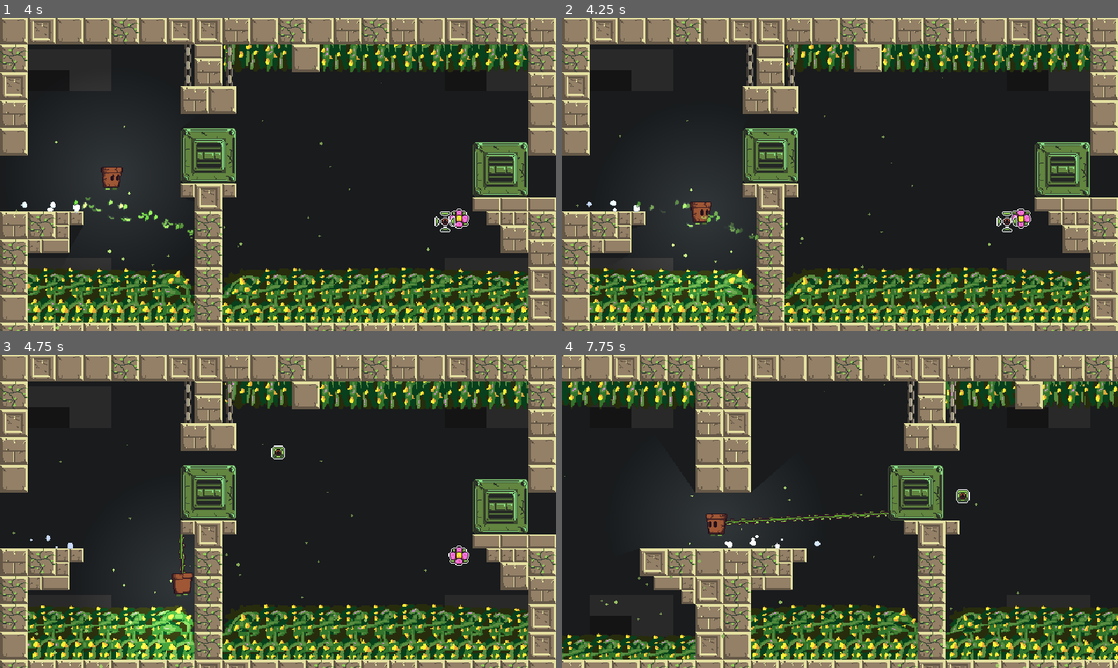
Above: before the commit, frames 1-4 (two rows, left to right).
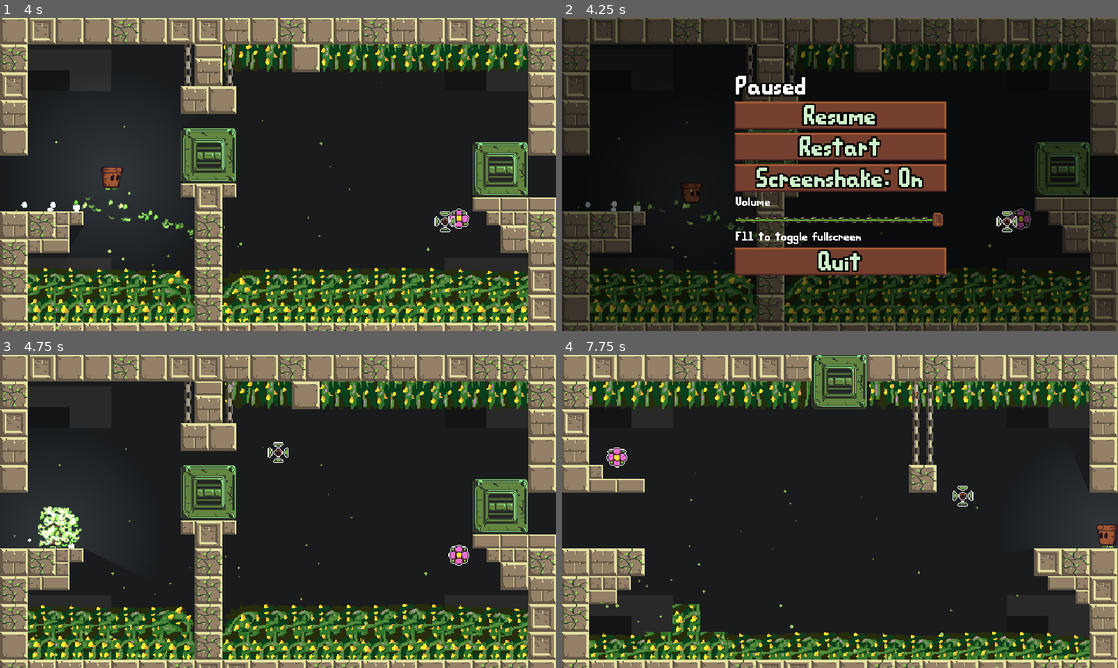
Above: after the commit, the same moments.

Repository: Sciman101/SecretSanta2020
Game: Godot game, scene res://scenes/Level.tscn
Two runs of this game, one before a commit and one after it. Both use one fixed random seed, a clock stepped at 60 frames per second and the inputs below.
Inputs (mouse positions are in pixels of both pictures, inside the frame that each line leads up to):
- Up to frame 1 (4 s): tap Enter at 0.5 s; move the mouse to (400, 158) at 0.52 s; hold S (retract) 0.53-1.28 s; hold D (right) 0.53-2.03 s; click (400, 158) at 0.67 s; tap W (jump) at 0.77, 1.52, 3.02, 3.77 s; move the mouse to (166, 190) at 1.27 s; click (166, 190) at 1.35 s; tap S (retract) at 1.55, 2.85 s; move the mouse to (333, 105) at 2.02 s; hold A (left) 2.03-2.78 s; hold S (retract) 2.03-2.78 s; click (333, 105) at 2.17 s; move the mouse to (250, 237) at 2.77 s; hold D (right) from 2.78 s (still down); click (250, 237) at 2.92 s; move the mouse to (444, 221) at 3.52 s; hold S (retract) from 3.53 s (still down); click (444, 221) at 3.6 s
- Up to frame 2 (4.25 s): keep holding D (right); keep holding S (retract); tap Escape at 4.15 s
- Up to frame 3 (4.75 s): release D (right) at 4.25 s; release S (retract) at 4.25 s; click (278, 452) at 4.25 s, where only the run after the commit has a clickable "Resume"
- Up to frame 4 (7.75 s): move the mouse to (673, 464) at 5.02 s; hold A (left) 5.03-5.78 s; tap S (retract) at 5.1, 6.8 s; click (673, 464) at 5.17 s; tap W (jump) at 5.27, 6.77, 7.52 s; move the mouse to (867, 511) at 5.77 s; hold D (right) 5.78-6.53 s; hold S (retract) 5.78-6.53 s; click (867, 511) at 5.92 s; move the mouse to (756, 433) at 6.52 s; hold A (left) from 6.53 s (still down); click (756, 433) at 6.6 s; move the mouse to (962, 495) at 7.27 s; hold S (retract) from 7.28 s (still down); click (962, 495) at 7.42 s

Frame 1 is identical in both runs. In frame 2, 67% of the frame differs, in the area x 0-100%, y 0-100%; in frame 3, 3.5%; in frame 4, 46%.

Commit message:
Added pause menu

Diff:
--- /dev/null
+++ b/PauseTheme.tres
@@ -0,0 +1,72 @@
+[gd_resource type="Theme" load_steps=11 format=2]
+
+[ext_resource path="res://font/611Bit.tres" type="DynamicFont" id=1]
+[ext_resource path="res://textures/ui/panel.png" type="Texture" id=2]
+[ext_resource path="res://textures/player/Vine.png" type="Texture" id=3]
+[ext_resource path="res://textures/ui/slidergrabber.png" type="Texture" id=4]
+
+[sub_resource type="StyleBoxTexture" id=2]
+texture = ExtResource( 2 )
+region_rect = Rect2( 0, 0, 5, 5 )
+margin_left = 2.0
+margin_right = 2.0
+margin_top = 2.0
+margin_bottom = 2.0
+expand_margin_left = 2.0
+expand_margin_right = 2.0
+
+[sub_resource type="StyleBoxTexture" id=1]
+texture = ExtResource( 2 )
+margin_left = 2.0
+margin_right = 2.0
+margin_top = 2.0
+margin_bottom = 2.0
+expand_margin_left = 2.0
+expand_margin_right = 2.0
+
+[sub_resource type="StyleBoxTexture" id=3]
+texture = ExtResource( 2 )
+margin_left = 2.0
+margin_right = 2.0
+margin_top = 2.0
+margin_bottom = 2.0
+expand_margin_top = 4.0
+expand_margin_bottom = 4.0
+modulate_color = Color( 0.690196, 0.690196, 0.690196, 1 )
+
+[sub_resource type="StyleBoxTexture" id=4]
+texture = ExtResource( 3 )
+region_rect = Rect2( 0, 0, 32, 8 )
+axis_stretch_horizontal = 1
+
+[sub_resource type="StyleBoxTexture" id=6]
+texture = ExtResource( 3 )
+region_rect = Rect2( 0, 0, 32, 8 )
+axis_stretch_horizontal = 1
+
+[sub_resource type="StyleBoxTexture" id=5]
+texture = ExtResource( 3 )
+region_rect = Rect2( 0, 0, 32, 8 )
+axis_stretch_horizontal = 1
+modulate_color = Color( 0.117647, 0.309804, 0.160784, 1 )
+
+[resource]
+default_font = ExtResource( 1 )
+Button/colors/font_color = Color( 0.803922, 0.945098, 0.788235, 1 )
+Button/colors/font_color_disabled = Color( 0.901961, 0.901961, 0.901961, 0.2 )
+Button/colors/font_color_hover = Color( 0.356863, 0.780392, 0.25098, 1 )
+Button/colors/font_color_pressed = Color( 0.792157, 0.929412, 0.12549, 1 )
+Button/constants/hseparation = 2
+Button/fonts/font = null
+Button/styles/disabled = null
+Button/styles/focus = null
+Button/styles/hover = SubResource( 2 )
+Button/styles/normal = SubResource( 1 )
+Button/styles/pressed = SubResource( 3 )
+HSlider/icons/grabber = ExtResource( 4 )
+HSlider/icons/grabber_disabled = ExtResource( 4 )
+HSlider/icons/grabber_highlight = ExtResource( 4 )
+HSlider/icons/tick = ExtResource( 4 )
+HSlider/styles/grabber_area = SubResource( 4 )
+HSlider/styles/grabber_area_highlight = SubResource( 6 )
+HSlider/styles/slider = SubResource( 5 )
--- a/font/611Bit.tres
+++ b/font/611Bit.tres
@@ -4,4 +4,7 @@
 
 [resource]
 size = 32
+outline_size = 2
+outline_color = Color( 0, 0, 0, 1 )
+extra_spacing_bottom = -4
 font_data = ExtResource( 1 )
--- a/project.godot
+++ b/project.godot
@@ -22,6 +22,7 @@
 [autoload]
 
 Game="*res://scripts/Game.gd"
+PauseMenu="*res://scenes/PauseMenu.tscn"
 
 [display]
 
@@ -96,6 +97,11 @@
 "events": [ Object(InputEventKey,"resource_local_to_scene":false,"resource_name":"","device":0,"alt":false,"shift":false,"control":false,"meta":false,"command":false,"pressed":false,"scancode":82,"unicode":0,"echo":false,"script":null)
  ]
 }
+pause={
+"deadzone": 0.5,
+"events": [ Object(InputEventKey,"resource_local_to_scene":false,"resource_name":"","device":0,"alt":false,"shift":false,"control":false,"meta":false,"command":false,"pressed":false,"scancode":16777217,"unicode":0,"echo":false,"script":null)
+ ]
+}
 
 [layer_names]
 
--- a/scenes/Level.tscn
+++ b/scenes/Level.tscn
@@ -65,7 +65,7 @@
 cell_size = Vector2( 16, 16 )
 cell_clip_uv = true
 format = 1
-tile_data = PoolIntArray( -3276819, 12, 131072, -3276817, 12 …(32197 unchanged characters)…  12, 196608, 4259781, 12, 196608, 4259796, 14, 0, 4259798, 12, 196608, 4259800, 12, 65536, 4259802, 17, 0, 4259837, -536870899, 0, 4259838, 12, 65536, 4194309, 13, 0, 4194324, 16, 0, 4194344, 12, 196608, 4194346, 12, 0, 4194362, 12, 65536, 4194364, 12, 196608, 4194382, 12, 0, 4194384, 12, 196608, 4194386, 13, 0, 4194387, 13, 0, 4194388, 13, 0, 4194419, 14, 0, 4194421, 13, 0, 4194422, 12, 0, 4194424, 12, 196608, 4194426, 13, 0, 4194427, 14, 0, 4194438, 12, 196608, 4194462, 12, 65536, 4194464, 12, 196608, 4194466, 16, 0, 4194502, 12, 65536, 4325333, 13, 0, 4325338, 17, 0, 4259840, 13, 0, 4259884, 14, 0, 4259909, 12, 131072, 4259922, 14, 0, 4259957, 13, 0, 4390832, 12, 196608, 4390853, 12, 65536, 4390870, 12, 0, 4390872, 12, 196608, 4 …(6052 unchanged characters)…
+tile_data = PoolIntArray( -3276819, 12, 131072, -3276817, 12 …(32197 unchanged characters)…  12, 196608, 4259781, 12, 196608, 4259798, 12, 0, 4259800, 12, 65536, 4259802, 17, 0, 4259837, -536870899, 0, 4259838, 12, 65536, 4194309, 13, 0, 4194324, 16, 0, 4194344, 12, 196608, 4194346, 12, 0, 4194362, 12, 65536, 4194364, 12, 196608, 4194382, 12, 0, 4194384, 12, 196608, 4194386, 13, 0, 4194387, 13, 0, 4194388, 13, 0, 4194419, 14, 0, 4194421, 13, 0, 4194422, 12, 0, 4194424, 12, 196608, 4194426, 13, 0, 4194427, 14, 0, 4194438, 12, 196608, 4194462, 12, 65536, 4194464, 12, 196608, 4194466, 16, 0, 4194502, 12, 65536, 4325332, 14, 0, 4325338, 17, 0, 4259840, 13, 0, 4259884, 14, 0, 4259909, 12, 131072, 4259922, 14, 0, 4259957, 13, 0, 4390832, 12, 196608, 4390853, 12, 65536, 4390869, 13, 0, 4390870, 12, 0, 4390872, 12, 196608, 4 …(6052 unchanged characters)…
 __meta__ = {
 "_edit_lock_": true
 }
@@ -177,7 +177,7 @@
 secret = true
 
 [node name="SpawnPoint" parent="Zones/HiddenLevelZone1" index="2"]
-position = Vector2( 296.202, 51.2027 )
+position = Vector2( 272, 74 )
 
 [node name="Collectible" parent="Zones/HiddenLevelZone1" instance=ExtResource( 5 )]
 position = Vector2( -259.14, -83.3724 )
--- a/scenes/PauseMenu.tscn
+++ b/scenes/PauseMenu.tscn
@@ -1,20 +1,92 @@
-[gd_scene format=2]
+[gd_scene load_steps=4 format=2]
+
+[ext_resource path="res://PauseTheme.tres" type="Theme" id=1]
+[ext_resource path="res://font/611BitSmall.tres" type="DynamicFont" id=2]
+[ext_resource path="res://scripts/PauseMenu.gd" type="Script" id=3]
 
 [node name="PauseMenu" type="CanvasLayer"]
+pause_mode = 2
+layer = 9
+script = ExtResource( 3 )
 
 [node name="Background" type="ColorRect" parent="."]
 anchor_right = 1.0
 anchor_bottom = 1.0
-color = Color( 0, 0, 0, 0.392157 )
+mouse_filter = 2
+theme = ExtResource( 1 )
+color = Color( 0, 0, 0, 0.588235 )
 __meta__ = {
 "_edit_lock_": true,
 "_edit_use_anchors_": false
 }
 
-[node name="VBoxContainer" type="VBoxContainer" parent="."]
+[node name="VBoxContainer" type="VBoxContainer" parent="Background"]
 anchor_right = 1.0
 anchor_bottom = 1.0
+margin_left = 200.0
+margin_right = -200.0
+custom_constants/separation = 4
 alignment = 1
 __meta__ = {
 "_edit_use_anchors_": false
 }
+
+[node name="Label" type="Label" parent="Background/VBoxContainer"]
+margin_top = 64.0
+margin_right = 240.0
+margin_bottom = 92.0
+text = "Paused"
+
+[node name="Resume" type="Button" parent="Background/VBoxContainer"]
+margin_top = 96.0
+margin_right = 240.0
+margin_bottom = 128.0
+focus_mode = 0
+enabled_focus_mode = 0
+text = "Resume"
+
+[node name="Restart" type="Button" parent="Background/VBoxContainer"]
+margin_top = 132.0
+margin_right = 240.0
+margin_bottom = 164.0
+text = "Restart"
+
+[node name="Screenshake" type="Button" parent="Background/VBoxContainer"]
+margin_top = 168.0
+margin_right = 240.0
+margin_bottom = 200.0
+text = "Screenshake: On"
+
+[node name="Volume" type="Label" parent="Background/VBoxContainer"]
+margin_top = 204.0
+margin_right = 240.0
+margin_bottom = 220.0
+custom_fonts/font = ExtResource( 2 )
+text = "Volume"
+
+[node name="VolumeSlider" type="HSlider" parent="Background/VBoxContainer"]
+margin_top = 224.0
+margin_right = 240.0
+margin_bottom = 240.0
+max_value = 1.0
+step = 0.0
+value = 1.0
+scrollable = false
+
+[node name="Fullscreen" type="Label" parent="Background/VBoxContainer"]
+margin_top = 244.0
+margin_right = 240.0
+margin_bottom = 260.0
+custom_fonts/font = ExtResource( 2 )
+text = "F11 to toggle fullscreen"
+
+[node name="Quit" type="Button" parent="Background/VBoxContainer"]
+margin_top = 264.0
+margin_right = 240.0
+margin_bottom = 296.0
+text = "Quit"
+[connection signal="pressed" from="Background/VBoxContainer/Resume" to="." method="resume"]
+[connection signal="pressed" from="Background/VBoxContainer/Restart" to="." method="restart"]
+[connection signal="pressed" from="Background/VBoxContainer/Screenshake" to="." method="_on_Screenshake_pressed"]
+[connection signal="value_changed" from="Background/VBoxContainer/VolumeSlider" to="." method="_on_VolumeSlider_value_changed"]
+[connection signal="pressed" from="Background/VBoxContainer/Quit" to="." method="quit"]
--- a/scenes/partial/Cursor.tscn
+++ b/scenes/partial/Cursor.tscn
@@ -1,7 +1,8 @@
 [gd_scene load_steps=3 format=2]
 
-[ext_resource path="res://textures/Cursor.png" type="Texture" id=1]
+[ext_resource path="res://textures/ui/Cursor.png" type="Texture" id=1]
 [ext_resource path="res://scripts/ui/Cursor.gd" type="Script" id=2]
+
 
 
 [node name="Cursor" type="Sprite"]
--- a/scenes/partial/HUD.tscn
+++ b/scenes/partial/HUD.tscn
@@ -42,6 +42,7 @@
 script = ExtResource( 3 )
 
 [node name="Cursor" parent="." instance=ExtResource( 6 )]
+pause_mode = 2
 
 [node name="Counter" type="Sprite" parent="."]
 position = Vector2( -64, 23 )
--- a/scripts/Collectible.gd
+++ b/scripts/Collectible.gd
@@ -34,7 +34,8 @@
 				get_parent().add_child(inst)
 				inst.global_position = global_position
 				particles.append(inst)
-				inst.wait = wait
+				if wait:
+					inst.hover_target = player
 
 func reset_if_not_collected() -> void:
 	if not collected and player:
@@ -43,7 +44,7 @@
 			player.disconnect('on_grounded',self,'_on_player_grounded')
 		# Remove particles
 		for part in particles:
-			part.queue_free()
+			if part: part.queue_free()
 		particles.clear()
 		# Re-show
 		visible = true
@@ -52,5 +53,5 @@
 	Game.on_collect_flower()
 	player.disconnect('on_grounded',self,'_on_player_grounded')
 	for part in particles:
-		part.wait = false
+		if part: part.hover_target = null
 	collected = true
--- a/scripts/Game.gd
+++ b/scripts/Game.gd
@@ -1,4 +1,6 @@
 extends Node
+
+const SETTINGS_FILE_NAME := 'user://settings.conf'
 
 const CURSOR_NORMAL := 0
 const CURSOR_DARK := 1
@@ -9,18 +11,20 @@
 var cursor # Reference to the cursor
 var hud
 
+var enable_screenshake := true
 var flowers_collected := 0
 
-func set_cursor(frame:int) -> void:
-	if cursor:
-		cursor.frame = frame
-	else:
-		print('Attempting to set cursor frame with no cursor!')
+
+func _ready() -> void:
+	load_settings()
+	pause_mode = Node.PAUSE_MODE_PROCESS
 
 
-func on_collect_flower() -> void:
-	flowers_collected += 1
-	hud.show_flower_count()
+# Quit the game when appropriate
+func _notification(what) -> void:
+	if what == NOTIFICATION_WM_QUIT_REQUEST:
+		save_settings()
+		get_tree().quit()
 
 
 # Key shortcuts
@@ -29,3 +33,44 @@
 		match event.scancode:
 			KEY_F11: # Toggle fullscreen
 				OS.window_fullscreen = !OS.window_fullscreen
+			KEY_ESCAPE: # Pause the game
+				toggle_pause()
+
+func toggle_pause():
+	get_tree().paused = !get_tree().paused
+	PauseMenu.set_visible(get_tree().paused)
+
+# Set the cursor based on index (defined as constants above)
+func set_cursor(frame:int) -> void:
+	if cursor:
+		cursor.frame = frame
+	else:
+		print('Attempting to set cursor frame with no cursor!')
+
+
+# Save and load settings
+func save_settings() -> void:
+	var config = {
+		screenshake=enable_screenshake,
+		volume=db2linear(AudioServer.get_bus_volume_db(0))
+	}
+	# Open settings file
+	var file = File.new()
+	file.open(SETTINGS_FILE_NAME, File.WRITE)
+	file.store_line(to_json(config))
+	file.close()
+func load_settings() -> void:
+	var file = File.new()
+	if file.file_exists(SETTINGS_FILE_NAME):
+		file.open(SETTINGS_FILE_NAME,File.READ)
+		# Load from config and convert to data
+		var config = parse_json(file.get_line())
+		# Actually set stuff up
+		AudioServer.set_bus_volume_db(0,linear2db(config.volume))
+		enable_screenshake = config.screenshake
+
+
+# Called when a flower is collected
+func on_collect_flower() -> void:
+	flowers_collected += 1
+	hud.show_flower_count()
--- a/scripts/LevelCamera.gd
+++ b/scripts/LevelCamera.gd
@@ -21,8 +21,9 @@
 	emit_signal("tween_done")
 
 func add_screenshake(amt:float,time:float=0.05) -> void:
-	screenshake += amt
-	screenshake_time = time
+	if Game.enable_screenshake:
+		screenshake += amt
+		screenshake_time = time
 
 func _process(delta):
 	if screenshake_time > 0:
--- /dev/null
+++ b/scripts/PauseMenu.gd
@@ -0,0 +1,33 @@
+extends CanvasLayer
+
+onready var screenshake_btn := $Background/VBoxContainer/Screenshake
+onready var bg := $Background
+
+func _ready() -> void:
+	# Load settings into menu
+	_update_screenshake_btn()
+	$Background/VBoxContainer/VolumeSlider.value = db2linear(AudioServer.get_bus_volume_db(0))
+	bg.visible = false
+
+func set_visible(visible:bool) -> void:
+	bg.visible = visible
+
+# Specific menu button operations
+func quit():
+	Game._notification(NOTIFICATION_WM_QUIT_REQUEST)
+func restart():
+	get_tree().reload_current_scene()
+	Game.toggle_pause()
+func resume():
+	Game.toggle_pause()
+
+func _on_Screenshake_pressed():
+	Game.enable_screenshake = !Game.enable_screenshake
+	_update_screenshake_btn()
+
+# Set game volume
+func _on_VolumeSlider_value_changed(value):
+	AudioServer.set_bus_volume_db(0,linear2db(value))
+
+func _update_screenshake_btn():
+	screenshake_btn.text = "Screenshake: " + ("On" if Game.enable_screenshake else "Off")
--- a/scripts/fx/PetalParticle.gd
+++ b/scripts/fx/PetalParticle.gd
@@ -4,7 +4,7 @@
 
 var motion : Vector2
 var attracted : bool = false
-var wait : bool = false
+var hover_target = null
 
 var lifetime := 1.0
 
@@ -13,21 +13,27 @@
 
 func _process(delta) -> void:
 
-	if attracted and not wait:
-		# Accelerate towards the corner of the screen
-		if Game.game_camera:
-			var target = Game.game_camera.global_position - OFFSET
-			var diff = (target - global_position)
+	if attracted:
+		if not hover_target:
+			# Accelerate towards the corner of the screen
+			if Game.game_camera:
+				var target = Game.game_camera.global_position - OFFSET
+				var diff = (target - global_position)
 
-			# Are we close enough? Then destroy ourselves
-			if diff.length_squared() < 64:
-				queue_free()
-			lifetime -= delta
-			if lifetime <= 0: # Just in case
-				queue_free()
+				# Are we close enough? Then destroy ourselves
+				if diff.length_squared() < 64:
+					queue_free()
+				lifetime -= delta
+				if lifetime <= 0: # Just in case
+					queue_free()
 
-			# Accelerate towards the corner of the screen
+				# Accelerate towards the corner of the screen
+				motion += diff * 10 * delta
+		else:
+			# Hover around player
+			var diff = (hover_target.global_position - global_position)
 			motion += diff * 10 * delta
+
 	else:
 		# Slow down
 		motion = motion.move_toward(Vector2.ZERO,delta*500)
Renamed: textures/Cursor.png -> textures/ui/Cursor.png
Not shown, changed: textures/ui/Cursor.png.import
Binary file added: textures/ui/panel.png
Not shown, added: textures/ui/panel.png.import
Binary file added: textures/ui/slidergrabber.png
Not shown, added: textures/ui/slidergrabber.png.import
